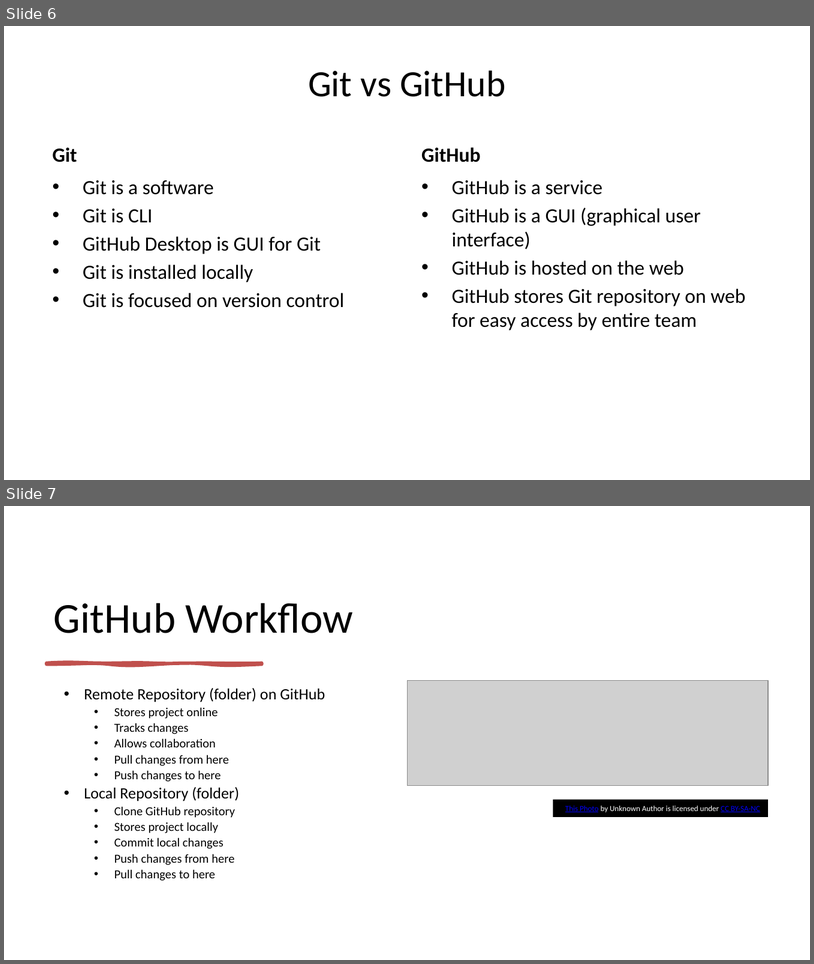
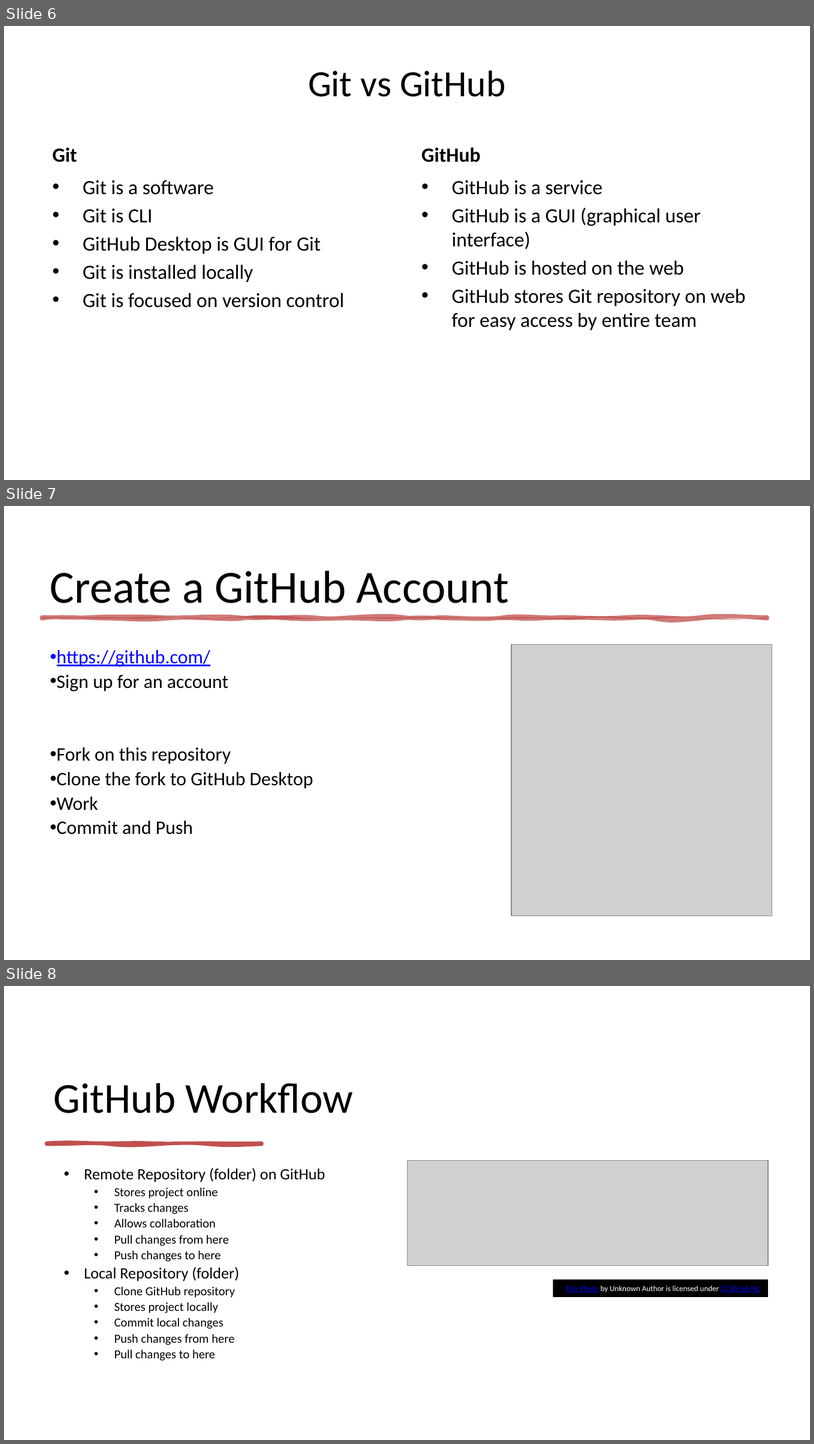
Before and after one commit to c-hutchings-Norco/Intro-to-R-Workshop-2026, a slide deck: Introduction to R.pptx. Shown one above the other, each under a label of ours: slides 6 and 7 before the commit, slides 6, 7 and 8 after it. The pictures are 814x964 and 814x1444 pixels, drawn with LibreOffice and Linux fonts; fonts in the diff are those of the drawing; grey boxes stand for pictures. Boxes give left, top, right and bottom in pixels: in the first picture for what was removed or moved away, otherwise in the second. Text is boxed around its words. In the diff, an @@ line names an element or a change of style, - is before the commit and + after.

```diff
--- a/Introduction to R.pptx
+++ b/Introduction to R.pptx
@@ slide 7 added at [4, 506, 810, 960], background #FFFFFF @@
@@ title added at [50, 571, 509, 603], 41 pt, text #000000 @@
+Create a GitHub Account
@@ freeform shape added at [42, 617, 768, 618], fill #C0504D at 75% opacity, outline #C0504D 3.5 pt @@
@@ picture added at [512, 645, 773, 916] @@
@@ text added at [57, 650, 314, 834], 17 pt, text #000000 @@
+• https://github.com/
+• Sign up for an account
+• Fork on this repository
+• Clone the fork to GitHub Desktop
+• Work
+• Commit and Push
@@ what was slide 7 is now slide 8 @@
```
Also in this commit, not shown: 1 slide changed, 2 slides removed.
